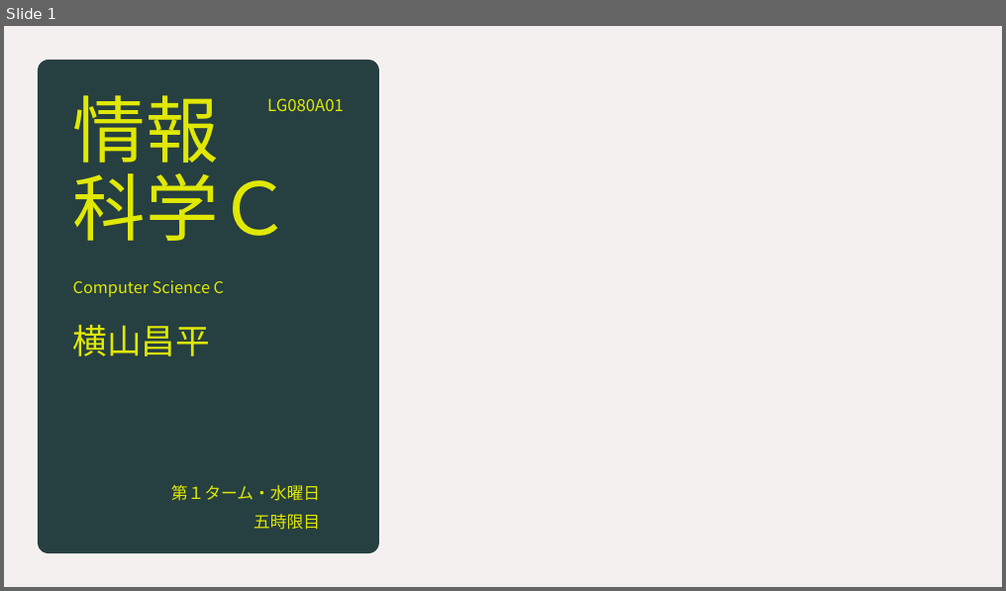
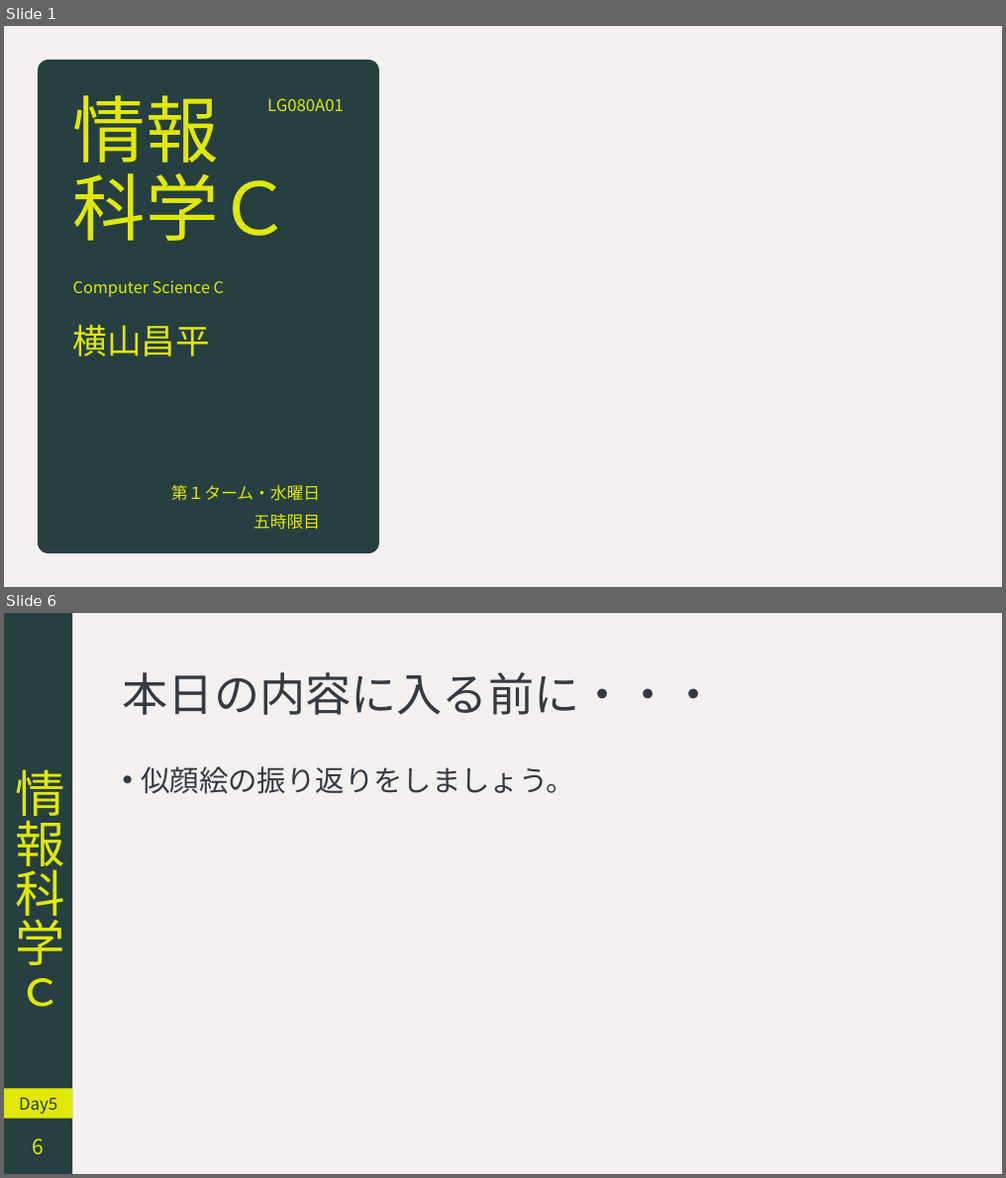
Before and after one commit to YokoyamaLab/PythonBasics, a slide deck: slides/computerScience_day5.pptx. Shown one above the other, each under a label of ours: slide 1 before the commit, slides 1 and 6 after it; the slides between them are not shown. The pictures are 1006x591 and 1006x1178 pixels, drawn with LibreOffice and Linux fonts; fonts in the diff are those of the drawing; background and template pictures are left out. Boxes give left, top, right and bottom in pixels: in the first picture for what was removed or moved away, otherwise in the second. Text is boxed around its words. In the diff, an @@ line names an element or a change of style, - is before the commit and + after.

```diff
--- a/slides/computerScience_day5.pptx
+++ b/slides/computerScience_day5.pptx
@@ slide 6 added at (4,613,1002,1174), background #F4F0F0 @@
@@ rectangle added at (4,613,73,1174), fill #263F41, 48 pt, text #E0E804 @@
+情報科学ｃ
@@ title added at (123,672,718,715), 44 pt, text #353941 @@
+本日の内容に入る前に・・・
@@ text added at (142,766,576,794), 28 pt, text #353941 @@
+• 似顔絵の振り返りをしましょう。
@@ rectangle added at (4,1089,73,1119), fill #E0E804, 16 pt, text #263F41 @@
+Day5
@@ page number added at (33,1139,45,1155), 20 pt, text #E0E804 @@
+6
```
Also in this commit, not shown: 6 slides changed, 1 other slide added.
